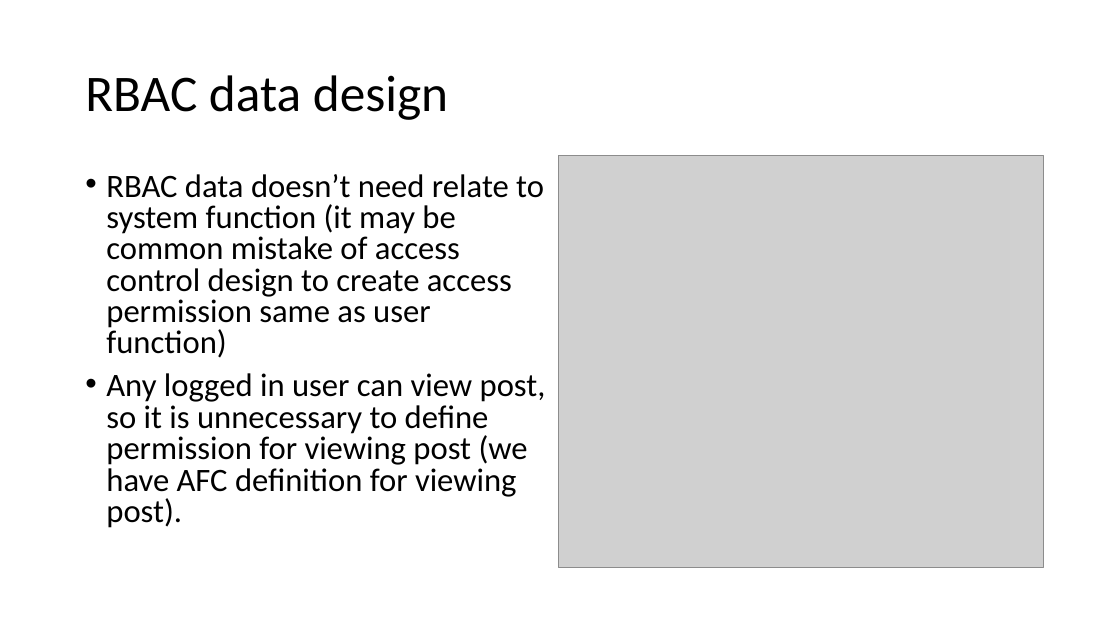
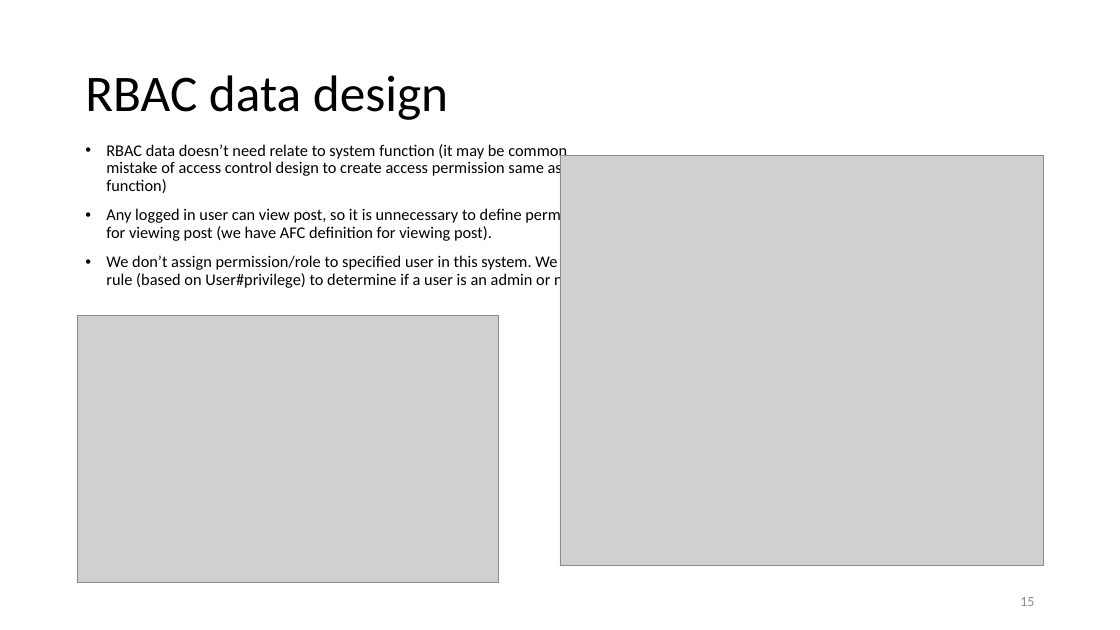
Before and after one commit to umbalaconmeogia/yii2-rbac-tutorial, a slide deck: slide 15 of docs/tutorial/Yii2RbacTutorial.pptx. Drawn at 1120x630 pixels with LibreOffice and Linux fonts; fonts in the diff are those of the drawing; grey boxes stand for pictures. Boxes give left, top, right and bottom in pixels: in the first picture for what was removed or moved away, otherwise in the second. Text is boxed around its words. In the diff, an @@ line names an element or a change of style, - is before the commit and + after.

```diff
--- a/docs/tutorial/Yii2RbacTutorial.pptx
+++ b/docs/tutorial/Yii2RbacTutorial.pptx
@@ text "RBAC data doesn’t need relate ...": place and size @@
-text "RBAC data doesn’t need relate ..." at (106,174,546,528)
+text "RBAC data doesn’t need relate ..." at (106,144,598,290)
@@ text at (106,144,598,241): size 28 to 14 pt in "RBAC data doesn’t need relate to system ...", "Any logged in user can view post, ..."; line spacing 0.8 to 0.9 @@
@@ text at (106,255,581,290): paragraph added @@
+• We don’t assign permission/role to specified user in this system. We use rule (based on User#privilege) to determine if a user is an admin or not.
@@ picture added at (77,315,499,582) @@
@@ page number added at (1020,597,1034,606), 12 pt, text #8C8C8C @@
+15
```
Also in this commit, not shown: 15 other slides changed, 6 slides added, 1 slide removed, 19 other files.
